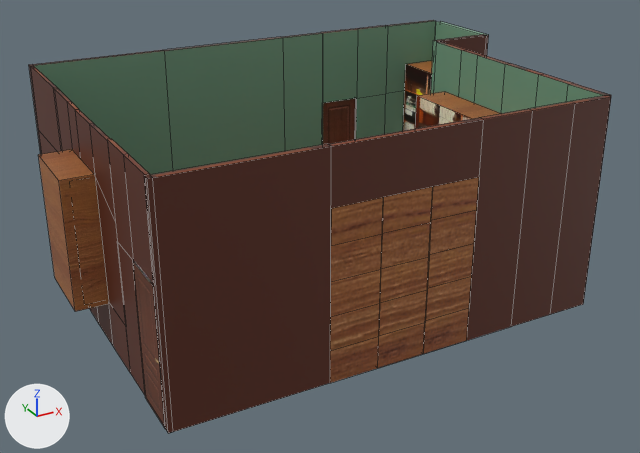
The FBX model Assets/komnata/mmhoome.fbx: old version first, new version second.
Rendered twice from a 50 mm camera at (-8.62, -10.9, 6.79) aimed at (-2.22, 0.73, 0.98). Every picture has the same lights, and +X, +Y and +Z are marked at lower left. Mesh edges are drawn as thin lines. Where no turn or scale is listed for an object, it has been applied to the vertices.

Objects in the first picture: 'Cube.003', 'Cube.006', 'floor', 'Куб.010', 'Куб.011', 'Куб.012', 'Куб.013'.
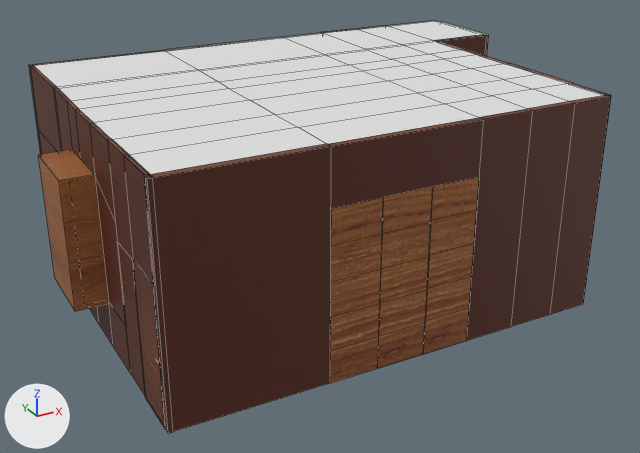
What differs and where, as boxes [x1, y1, x2, y2] in the pictures (640 x 453 px):
'floor', recoloured: [31, 20, 606, 187] in both
'floor.002', added: after [34, 21, 604, 175]
'Куб.010', unchanged, covered by the edit: before [415, 91, 501, 129]
'Cube.003', unchanged, covered by the edit: before [323, 98, 356, 145]
'Куб.011', unchanged, covered by the edit: before [403, 61, 432, 131]

What the commit changed:
Material 'Материал.006' (mat_материал_006) changes colour from green #739d81 to green #bcffd1; in linear values from (0.172, 0.335, 0.218) to (0.502, 1.0, 0.641).
Mesh me_plane_002 is new.
It has 62 vertices, 44 faces and spans x -5.91..2.17, y -3.38..2.63, z 0.0.
Object 'floor.002' (ob_floor_002) is new; it shows me_plane_002.
Its location is (0.02, 1.35, 3.38).
